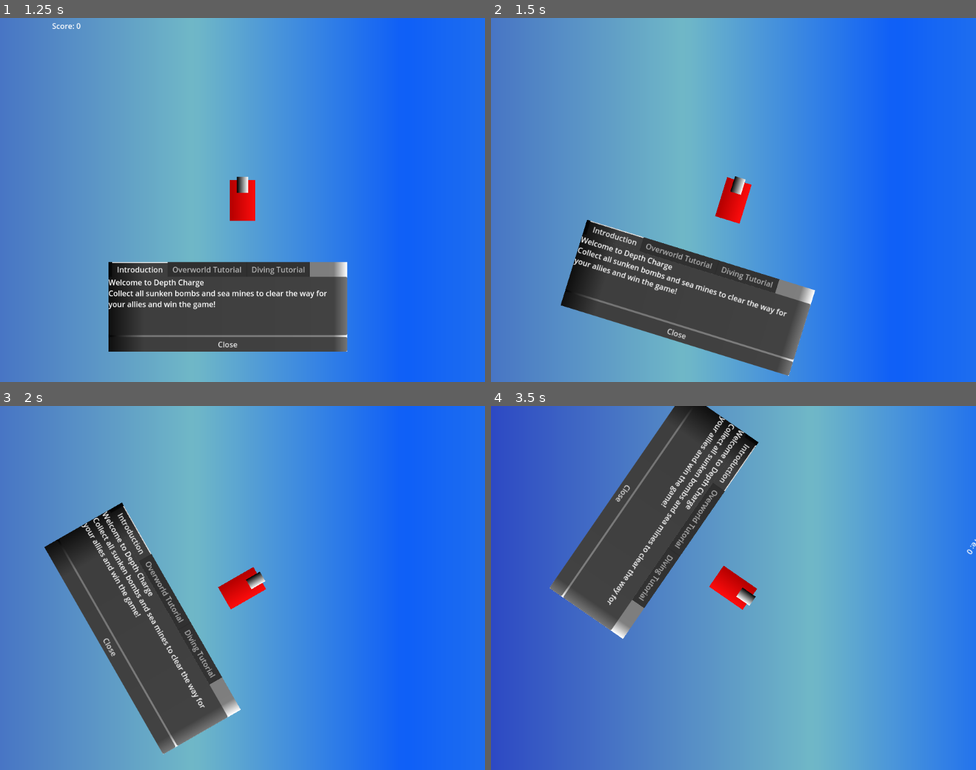
Above: before the commit, frames 1-4 (two rows, left to right).
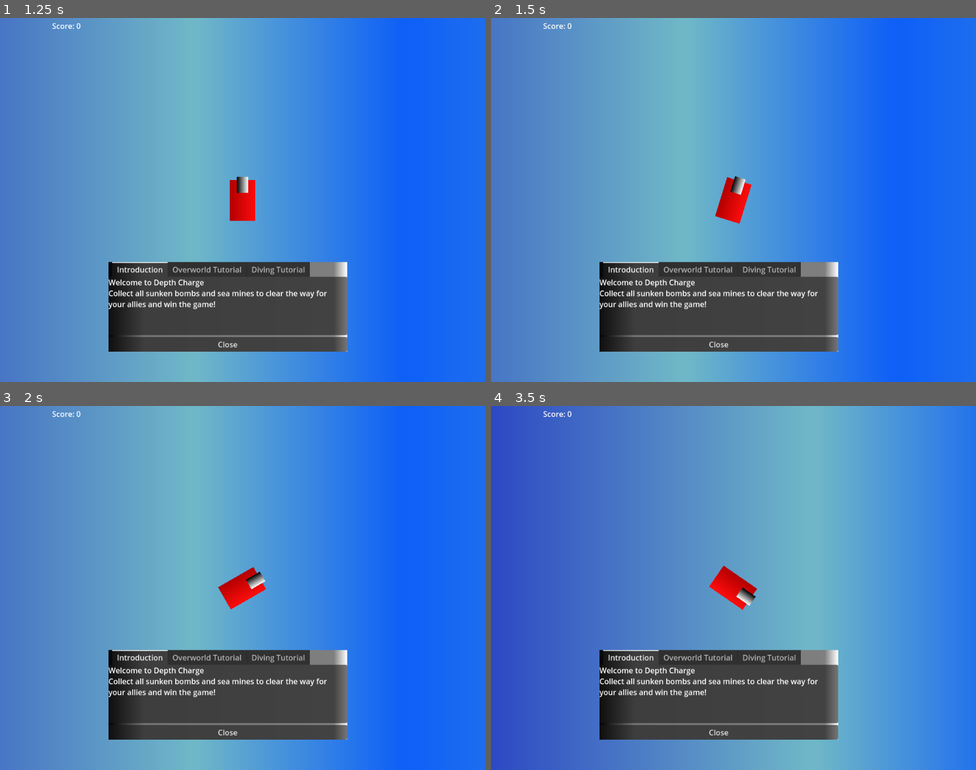
Above: after the commit, the same moments.

Repository: malceore/LD57
Game: Godot game, scene res://scenes/main/main_game.tscn
The game is run twice, just before and just after one commit, with the same random seed, the same clock (stepped at 60 frames per second) and the same inputs.
Inputs:
- Up to frame 1 (1.25 s): click "Play" at 0.5 s
- Up to frame 2 (1.5 s): tap Enter at 1.25 s; hold Right (right) from 1.28 s (still down); tap E (dive) at 1.35 s
- Up to frame 3 (2 s): keep holding Right (right)
- Up to frame 4 (3.5 s): release Right (right) at 2.03 s; hold S (down) 2.03-2.78 s; tap Space (sonar) at 2.1 s; hold Right (right) from 2.78 s (still down); tap E (dive) at 2.85 s

Frame 1 is identical in both runs. In frame 2, 9.4% of the frame differs, in the area x 10-72%, y 1-99%; in frame 3, 17%; in frame 4, 24%, in the area x 10-100%, y 0-92%.

Commit message:
fixed camera turning with ship

Diff:
--- a/scenes/stealth_game/ship/ship.tscn
+++ b/scenes/stealth_game/ship/ship.tscn
@@ -42,3 +42,5 @@
 [node name="RemoteTransform2D" type="RemoteTransform2D" parent="."]
 visible = false
 remote_path = NodePath("../../Camera2D")
+update_rotation = false
+update_scale = false
